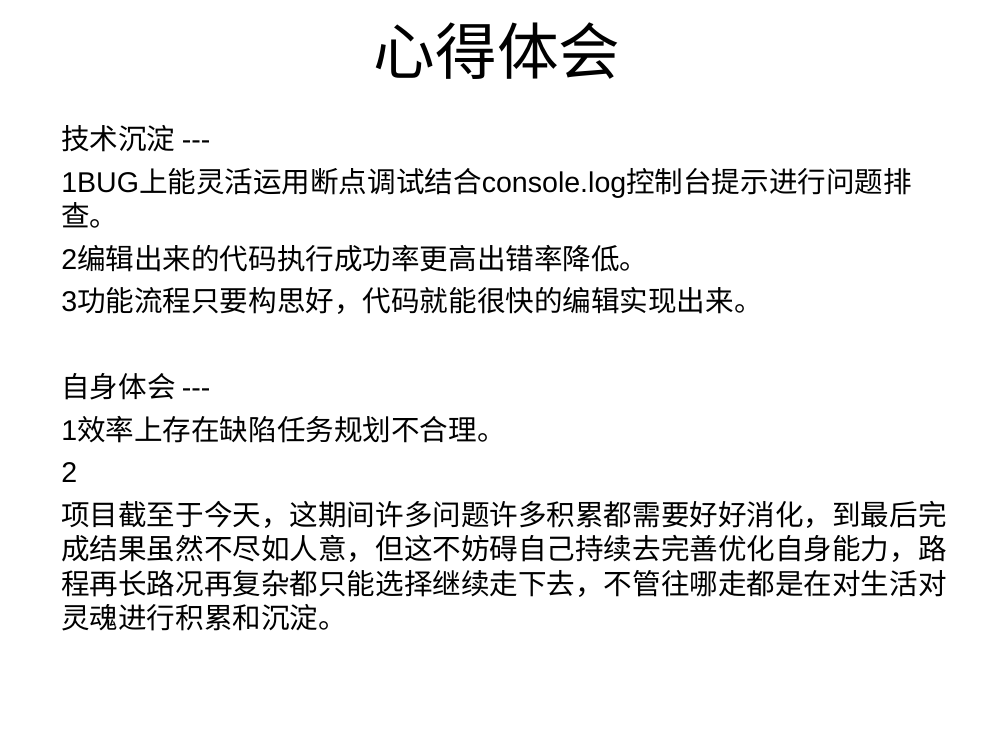
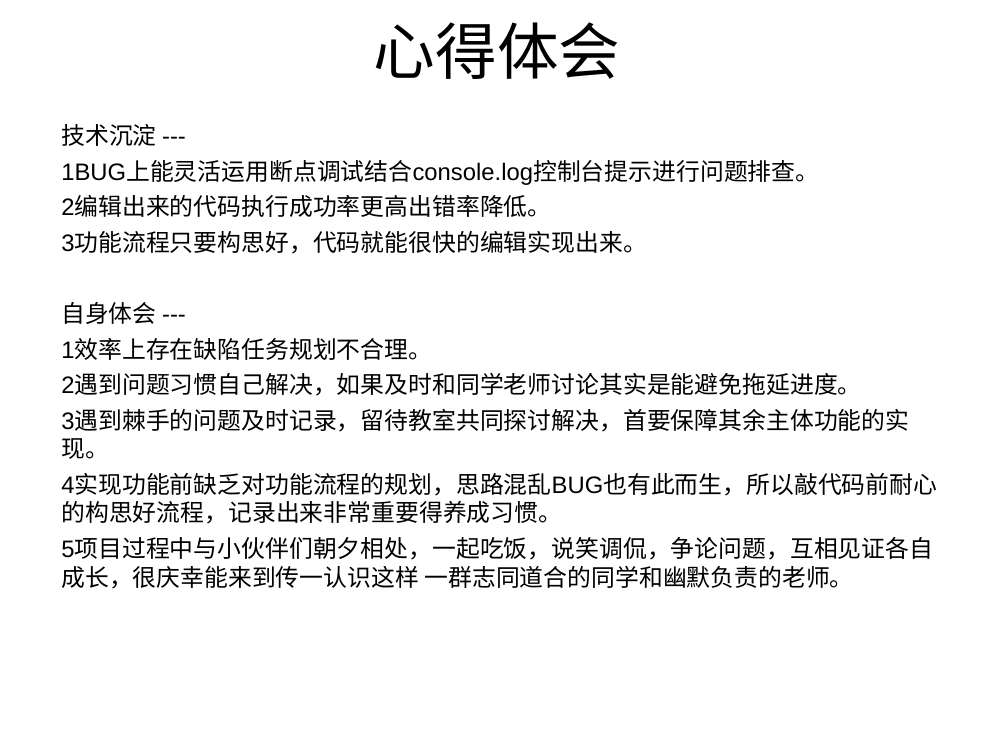
Before and after one commit to chuntong007/CY-work, a slide deck: slide 18 of 一阶项目文件/hx180310林春通一阶评审ppt模板.ppt (slide 23 before the commit). Drawn at 1008x756 pixels with LibreOffice and Linux fonts; fonts in the diff are those of the drawing; background and template pictures are left out. Boxes give left, top, right and bottom in pixels: in the first picture for what was removed or moved away, otherwise in the second. Text is boxed around its words. In the diff, an @@ line names an element or a change of style, - is before the commit and + after.

```diff
--- a/一阶项目文件/hx180310林春通一阶评审ppt模板.ppt
+++ b/一阶项目文件/hx180310林春通一阶评审ppt模板.ppt
@@ text at (x1=61, y1=124, x2=819, y2=360): size 20.4 to 17 pt in "技术沉淀 ---", "1BUG上能灵活运用断点调试结合console.log控制台提示进行问题排查。", "2编辑出来的代码执行成功率更高出错率降低。", "3功能流程只要构思好，代码就能很快的编辑实现出来。" and 2 more places; less space between paragraphs @@
@@ text at (x1=61, y1=374, x2=937, y2=589): text changed; size 20.4 to 17 pt @@
-2
-项目截至于今天，这期间许多问题许多积累都需要好好消化，到最后完成结果虽然不尽如人意，但这不妨碍自己持续去完善优化自身能力，路程再长路况再复杂都只能选择继续走下去，不管往哪走都是在对生活对灵魂进行积累和沉淀。
+2遇到问题习惯自己解决，如果及时和同学老师讨论其实是能避免拖延进度。
+3遇到棘手的问题及时记录，留待教室共同探讨解决，首要保障其余主体功能的实现。
+4实现功能前缺乏对功能流程的规划，思路混乱BUG也有此而生，所以敲代码前耐心的构思好流程，记录出来非常重要得养成习惯。
+5项目过程中与小伙伴们朝夕相处，一起吃饭，说笑调侃，争论问题，互相见证各自成长，很庆幸能来到传一认识这样 一群志同道合的同学和幽默负责的老师。
```
Also in this commit, not shown: 13 other slides changed, 5 slides removed, 4 other files.
